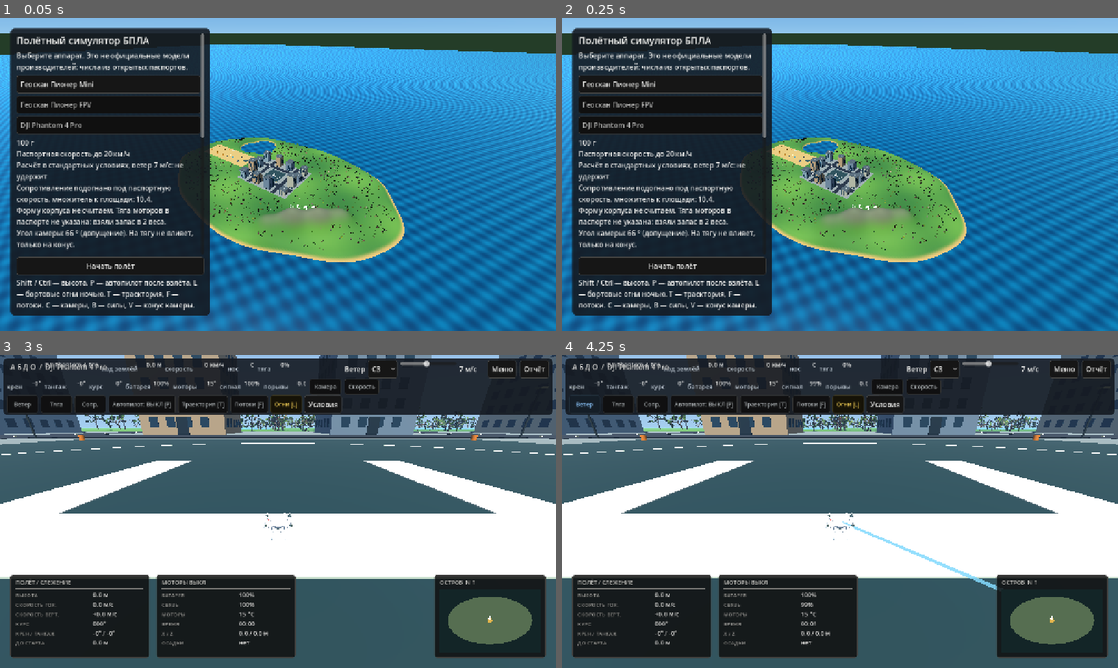
Above: before the commit, frames 1-4 (two rows, left to right).
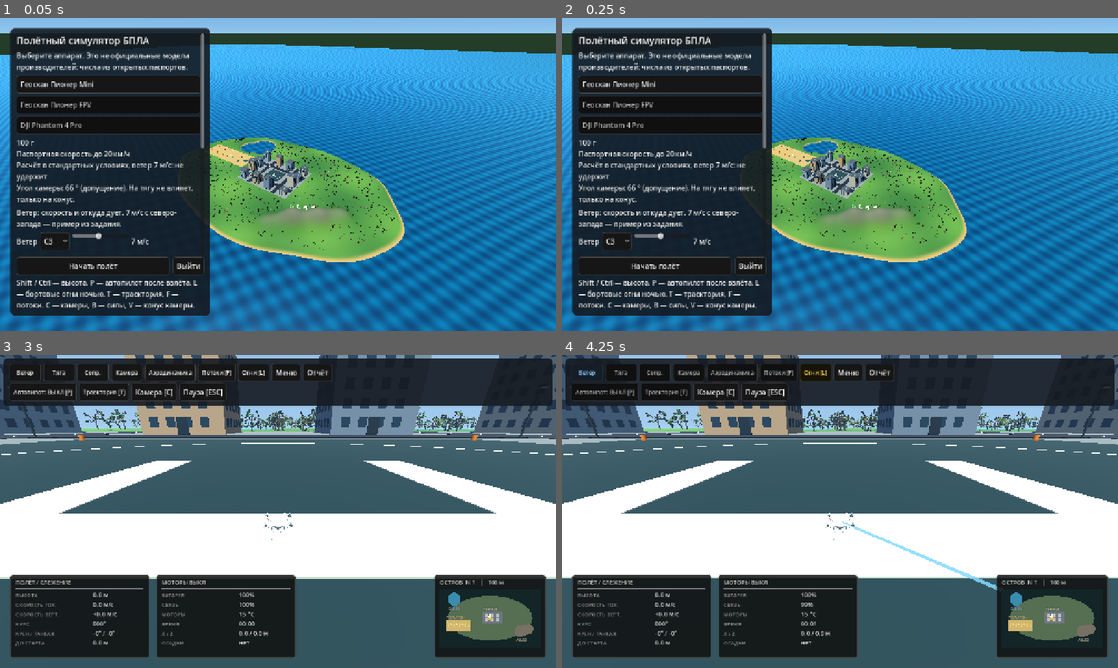
Above: after the commit, the same moments.

Repository: Melkor-code/infoteh
Game: Godot game, scene res://scenes/main.tscn
The game is run twice, just before and just after one commit, with the same random seed, the same clock (stepped at 60 frames per second) and the same inputs.
Inputs:
- Up to frame 1 (0.05 s): no input
- Up to frame 2 (0.25 s): no input
- Up to frame 3 (3 s): click "Геоскан Пионер Mini" at 0.5 s; click "Геоскан Пионер FPV" at 1.25 s; click "DJI Phantom 4 Pro" at 2 s; click "Начать полёт" at 2.75 s
- Up to frame 4 (4.25 s): click "Ветер" at 3.5 s

The runs differ from the first frame. In frame 1, 2.5% of the frame differs, in the area x 3-37%, y 38-82%; in frame 2, 2.5%; in frame 3, 8.4%; in frame 4, 8.7%, in the area x 0-100%, y 1-93%.

Commit message:
Refine flight HUD and pause settings

Diff:
--- a/scripts/app.gd
+++ b/scripts/app.gd
@@ -374,116 +374,120 @@
 	turb_box.focus_mode = Control.FOCUS_NONE
 	turb_box.toggled.connect(func(on: bool) -> void: turbulence_on = on)
 	menu_box.add_child(turb_box)
+	var menu_actions := HBoxContainer.new()
+	menu_actions.add_theme_constant_override("separation", 8)
+	outer.add_child(menu_actions)
 	var start := Button.new()
 	start.text = "Начать полёт"
+	start.size_flags_horizontal = Control.SIZE_EXPAND_FILL
 	start.focus_mode = Control.FOCUS_NONE
 	start.pressed.connect(_start_flight)
-	outer.add_child(start)
+	menu_actions.add_child(start)
+	var exit_button := Button.new()
+	exit_button.text = "Выйти"
+	exit_button.focus_mode = Control.FOCUS_NONE
+	exit_button.pressed.connect(func() -> void: get_tree().quit())
+	menu_actions.add_child(exit_button)
 	status_label = _hint("Shift / Ctrl — высота. P — автопилот после взлёта. L — бортовые огни ночью. T — траектория, F — потоки. C — камеры, B — силы, V — конус камеры.")
 	outer.add_child(status_label)
 	_apply_terrain()
 
-	flight_panel = _panel(Vector2(8, 8), Vector2(1264, 124))
+	flight_panel = _panel(Vector2(8, 8), Vector2(1264, 92))
 	flight_panel.theme = UiTheme.get_theme()
 	flight_panel.visible = false
-	var tight := flight_panel.get_theme_stylebox("panel") as StyleBoxFlat
-	if tight != null:
-		tight.content_margin_left = 8
-		tight.content_margin_right = 8
-		tight.content_margin_top = 4
-		tight.content_margin_bottom = 4
+	flight_panel.set_anchors_preset(Control.PRESET_TOP_WIDE)
+	flight_panel.offset_left = 8
+	flight_panel.offset_top = 8
+	flight_panel.offset_right = -8
+	flight_panel.offset_bottom = 100
 	layer.add_child(flight_panel)
 	var flight_box := VBoxContainer.new()
-	flight_box.add_theme_constant_override("separation", 2)
+	flight_box.add_theme_constant_override("separation", 4)
 	flight_panel.add_child(flight_box)
-	var flight_row := HBoxContainer.new()
-	flight_row.add_theme_constant_override("separation", 8)
-	flight_box.add_child(flight_row)
-	flight_row.add_child(_slot("name", 210.0))
-	flight_row.add_child(_pair("над землёй", "alt", 52.0))
-	flight_row.add_child(_pair("скорость", "spd", 68.0))
-	flight_row.add_child(_pair("нос", "nose", 32.0))
-	flight_row.add_child(_pair("тяга", "thr", 40.0))
-	var spacer := Control.new()
-	spacer.size_flags_horizontal = Control.SIZE_EXPAND_FILL
-	flight_row.add_child(spacer)
-	flight_row.add_child(_wind_slider())
-	var back := Button.new()
-	back.text = "Меню"
-	back.focus_mode = Control.FOCUS_NONE
-	back.pressed.connect(_back_to_menu)
-	flight_row.add_child(back)
-	var save := Button.new()
-	save.text = "Отчёт"
-	save.focus_mode = Control.FOCUS_NONE
-	save.pressed.connect(_save_log)
-	flight_row.add_child(save)
-	var telemetry_row := HBoxContainer.new()
-	telemetry_row.add_theme_constant_override("separation", 8)
-	flight_box.add_child(telemetry_row)
-	telemetry_row.add_child(_pair("крен", "roll", 40.0))
-	telemetry_row.add_child(_pair("тангаж", "pitch", 40.0))
-	telemetry_row.add_child(_pair("курс", "yaw", 40.0))
-	telemetry_row.add_child(_pair("батарея", "bat", 40.0))
-	telemetry_row.add_child(_pair("моторы", "mot", 40.0))
-	telemetry_row.add_child(_pair("сигнал", "sig", 40.0))
-	telemetry_row.add_child(_pair("порывы", "gust", 36.0))
-	sensor_button = _toggle_button("Камера", "Конус камеры. Клавиша V")
+	var feature_row := HBoxContainer.new()
+	feature_row.add_theme_constant_override("separation", 6)
+	flight_box.add_child(feature_row)
+	wind_button = _toggle_button("Ветер", "Показать направление ветра")
+	wind_button.pressed.connect(_toggle_wind)
+	feature_row.add_child(wind_button)
+	thrust_button = _toggle_button("Тяга", "Показать тягу моторов")
+	thrust_button.pressed.connect(_toggle_thrust)
+	feature_row.add_child(thrust_button)
+	drag_button = _toggle_button("Сопр.", "Показать сопротивление")
+	drag_button.pressed.connect(_toggle_drag)
+	feature_row.add_child(drag_button)
+	sensor_button = _toggle_button("Камера", "Показать конус камеры")
 	sensor_button.pressed.connect(_toggle_sensors)
-	telemetry_row.add_child(sensor_button)
-	aero_button = _toggle_button("Скорость", "Жёлтая стрелка скорости. Клавиша B включает все стрелки сразу")
+	feature_row.add_child(sensor_button)
+	aero_button = _toggle_button("Аэродинамика", "Показать скорость")
 	aero_button.pressed.connect(_toggle_aero)
-	telemetry_row.add_child(aero_button)
-	var force_row := HBoxContainer.new()
-	force_row.add_theme_constant_override("separation", 6)
-	flight_box.add_child(force_row)
-	wind_button = _toggle_button("Ветер", "Синяя стрелка ветра")
-	wind_button.pressed.connect(_toggle_wind)
-	force_row.add_child(wind_button)
-	thrust_button = _toggle_button("Тяга", "Зелёная стрелка тяги моторов")
-	thrust_button.pressed.connect(_toggle_thrust)
-	force_row.add_child(thrust_button)
-	drag_button = _toggle_button("Сопр.", "Красная стрелка сопротивления")
-	drag_button.pressed.connect(_toggle_drag)
-	force_row.add_child(drag_button)
-	autopilot_button = _toggle_button("Автопилот: ВЫКЛ [P]", "Удержание высоты, курса и позиции после взлёта")
-	autopilot_button.pressed.connect(_toggle_autopilot)
-	force_row.add_child(autopilot_button)
-	trace_button = _toggle_button("Траектория [T]", "Путь текущего полёта")
-	trace_button.pressed.connect(_toggle_trace)
-	force_row.add_child(trace_button)
-	flow_button = _toggle_button("Потоки [F]", "Относительный поток воздуха вокруг дрона")
+	feature_row.add_child(aero_button)
+	flow_button = _toggle_button("Потоки [F]", "Показать воздушные потоки")
 	flow_button.pressed.connect(_toggle_flow)
-	force_row.add_child(flow_button)
-	lights_button = _toggle_button("Огни [L]", "Ночные навигационные огни и фара")
+	feature_row.add_child(flow_button)
+	lights_button = _toggle_button("Огни [L]", "Бортовые огни")
 	lights_button.button_pressed = lights_on
 	lights_button.pressed.connect(_toggle_lights)
-	force_row.add_child(lights_button)
-	var conditions := Button.new()
-	conditions.text = "Условия"
-	conditions.focus_mode = Control.FOCUS_NONE
-	conditions.pressed.connect(func() -> void: conditions_panel.visible = not conditions_panel.visible)
-	force_row.add_child(conditions)
-	conditions_panel = _panel(Vector2(820, 165), Vector2(435, 250))
+	feature_row.add_child(lights_button)
+	var menu_button := Button.new()
+	menu_button.text = "Меню"
+	menu_button.focus_mode = Control.FOCUS_NONE
+	menu_button.pressed.connect(_back_to_menu)
+	feature_row.add_child(menu_button)
+	var report := Button.new()
+	report.text = "Отчёт"
+	report.focus_mode = Control.FOCUS_NONE
+	report.pressed.connect(_save_log)
+	feature_row.add_child(report)
+	var control_row := HBoxContainer.new()
+	control_row.add_theme_constant_override("separation", 6)
+	flight_box.add_child(control_row)
+	autopilot_button = _toggle_button("Автопилот: ВЫКЛ [P]", "Удержание высоты и курса")
+	autopilot_button.pressed.connect(_toggle_autopilot)
+	control_row.add_child(autopilot_button)
+	trace_button = _toggle_button("Траектория [T]", "Показать маршрут")
+	trace_button.pressed.connect(_toggle_trace)
+	control_row.add_child(trace_button)
+	var camera_cycle := Button.new()
+	camera_cycle.text = "Камера [C]"
+	camera_cycle.focus_mode = Control.FOCUS_NONE
+	camera_cycle.pressed.connect(_cycle_camera)
+	control_row.add_child(camera_cycle)
+	var pause_button := Button.new()
+	pause_button.text = "Пауза [ESC]"
+	pause_button.focus_mode = Control.FOCUS_NONE
+	pause_button.pressed.connect(_toggle_pause)
+	control_row.add_child(pause_button)
+	conditions_panel = _panel(Vector2(0, 0), Vector2(430, 330))
+	conditions_panel.theme = UiTheme.get_theme()
+	conditions_panel.set_anchors_and_offsets_preset(Control.PRESET_CENTER)
+	conditions_panel.position -= conditions_panel.size * 0.5
 	layer.add_child(conditions_panel)
 	var conditions_box := VBoxContainer.new()
+	conditions_box.add_theme_constant_override("separation", 8)
 	conditions_panel.add_child(conditions_box)
+	conditions_box.add_child(_title("Настройки полёта"))
+	conditions_box.add_child(_hint("Ветер и погода применяются сразу после изменения."))
+	conditions_box.add_child(_wind_slider())
 	conditions_box.add_child(_time_controls())
 	conditions_box.add_child(_precip_picker())
+	var close_conditions := Button.new()
+	close_conditions.text = "Назад к паузе"
+	close_conditions.pressed.connect(func() -> void:
+		conditions_panel.hide()
+		pause_panel.visible = paused
+	)
+	conditions_box.add_child(close_conditions)
 	conditions_panel.hide()
-	_paint_toggles()
 	warning_label = Label.new()
-	warning_label.position = Vector2(16, 136)
-	warning_label.size = Vector2(1100, 24)
+	warning_label.visible = false
 	warning_label.mouse_filter = Control.MOUSE_FILTER_IGNORE
-	warning_label.add_theme_color_override("font_color", Color(1.0, 0.86, 0.4))
 	layer.add_child(warning_label)
 	interface_hud = InterfaceHud.new()
 	interface_hud.setup(self)
 	layer.add_child(interface_hud)
 	_build_pause_panel(layer)
 
-
 func _select(index: int) -> void:
 	if library.profiles.is_empty():
 		detail_label.text = "В data/vehicles нет ни одного аппарата с массой."
@@ -491,10 +495,6 @@
 	selected = clampi(index, 0, library.profiles.size() - 1)
 	var profile: Dictionary = library.profiles[selected]
 	var lines := library.summary_lines(profile)
-	var model: Dictionary = profile.get("_model", {})
-	var drag_scale := float(model.get("drag_scale", 1.0))
-	lines.append("Сопротивление подогнано под паспортную скорость, множитель к площади: %.1f." % drag_scale)
-	lines.append("Форму корпуса не считаем. Тяга моторов в паспорте не указана: взяли запас в 2 веса.")
 	var fov_node: Variant = profile.get("camera_fov_deg", {})
 	if FlightModel.read_number(fov_node, -1.0) > 0.0:
 		lines.append("Угол камеры: " + _tagged_number(fov_node, "%.0f", "°") + ". На тягу не влияет, только на конус.")
@@ -560,11 +560,13 @@
 	_log("Осадки: " + _precip_name())
 	menu_panel.visible = false
 	flight_panel.visible = true
+	pause_panel.hide()
 	_update_hud()
 
 
 func _back_to_menu() -> void:
 	conditions_panel.hide()
+	pause_panel.hide()
 	trace.visible = false
 	flying = false
 	paused = false
@@ -893,10 +895,17 @@
 		return
 	if conditions_panel != null and conditions_panel.visible:
 		conditions_panel.hide()
+		pause_panel.visible = paused
 		return
 	paused = not paused
 	pause_panel.visible = paused
 	Input.mouse_mode = Input.MOUSE_MODE_VISIBLE
+
+
+func _cycle_camera() -> void:
+	if not flying:
+		return
+	camera_mode = (camera_mode + 1) % 4
 
 
 func _build_pause_panel(layer: CanvasLayer) -> void:
--- a/scripts/interface_hud.gd
+++ b/scripts/interface_hud.gd
@@ -35,8 +35,6 @@
 	_draw_map(map, s)
 	if app.camera_mode == 1:
 		_draw_osd(view, s)
-	else:
-		_text("А Б Д О  /  " + str(app.craft.profile.display_name), Vector2(24, 34), 16)
 	if snapshot.warning != "":
 		_text(str(snapshot.warning), Vector2(24, left.position.y - 14), 13, Color("#f0dfb8"))
 
@@ -49,14 +47,33 @@
 		_text(str(rows[i][1]), Vector2(rect.end.x - 130 * s, y), int(14 * s))
 
 func _draw_map(rect: Rect2, s: float) -> void:
-	_text("ОСТРОВ  N ↑", rect.position + Vector2(12, 22) * s, int(13 * s), Color("#c8c8c4"))
-	var area := Rect2(rect.position + Vector2(12, 32) * s, Vector2(232, 145) * s)
+	_text("ОСТРОВ  N ↑   |   100 м", rect.position + Vector2(12, 22) * s, int(13 * s), Color("#c8c8c4"))
+	var area := Rect2(rect.position + Vector2(12, 32) * s, Vector2(232, 135) * s)
 	draw_rect(area, Color("#132527"))
 	var island := PackedVector2Array()
 	for i in 32:
 		var a: float = TAU * i / 32.0
 		island.append(area.get_center() + Vector2(cos(a) * area.size.x * 0.42, sin(a) * area.size.y * 0.38))
 	draw_colored_polygon(island, Color("#566e51"))
+	# Карта показывает реальные зоны полигона, города, озера и холмов.
+	var city := Rect2(area.position + Vector2(99, 53) * s, Vector2(45, 28) * s)
+	draw_rect(city, Color("#6f7780"), true)
+	for x in range(3):
+		for y in range(2):
+			draw_rect(Rect2(city.position + Vector2(5 + x * 13, 5 + y * 10) * s, Vector2(8, 6) * s), Color("#b9c1c4"), true)
+	_text("ГОРОД", city.position + Vector2(2, -3) * s, int(9 * s), Color("#e5e8d5"))
+	var lake := area.position + Vector2(34, 24) * s
+	draw_circle(lake, 15 * s, Color("#398cb0"))
+	_text("ОЗЕРО", lake + Vector2(-13, 25) * s, int(8 * s), Color("#b9d9df"))
+	var course := Rect2(area.position + Vector2(14, 72) * s, Vector2(56, 25) * s)
+	draw_rect(course, Color("#d2b66b"), true)
+	for x in range(4):
+		draw_circle(course.position + Vector2(10 + x * 13, 12) * s, 4 * s, Color("#efe3a0"), false, 1.5 * s)
+	_text("ПОЛИГОН", course.position + Vector2(2, -3) * s, int(8 * s), Color("#f1dfae"))
+	var hills := area.position + Vector2(185, 98) * s
+	for i in range(3):
+		draw_circle(hills + Vector2(i * 10, -i * 3) * s, (13 - i) * s, Color("#777064"))
+	_text("АБДО", hills + Vector2(-8, 22) * s, int(9 * s), Color("#eee4c5"))
 	var p: Vector3 = snapshot.position
 	var dot := area.get_center() + Vector2(p.x / 310.0 * area.size.x * 0.42, p.z / 210.0 * area.size.y * 0.38)
 	var home := area.get_center() + Vector2(snapshot.home.x / 310.0 * area.size.x * 0.42, snapshot.home.z / 210.0 * area.size.y * 0.38)
@@ -76,7 +93,6 @@
 	draw_line(Vector2(center.x - 150, 58), Vector2(center.x + 150, 58), line, 1)
 	_text("%03d°" % int(snapshot.heading), center + Vector2(-18, -view.y * 0.38), int(16 * s), line)
 	_text("ALT %.1f m" % snapshot.altitude, Vector2(22, 34), int(16 * s), line)
-	_text("SPD %.1f km/h" % (snapshot.horizontal * 3.6), Vector2(22, view.y - 26), int(16 * s), line)
 	_text("BAT %.0f%%  SIG %.0f%%" % [snapshot.battery, snapshot.signal], Vector2(view.x - 205, 34), int(16 * s), line)
 
 func _text(value: String, point: Vector2, font_size: int, color: Color = Color("#ededeb")) -> void:
